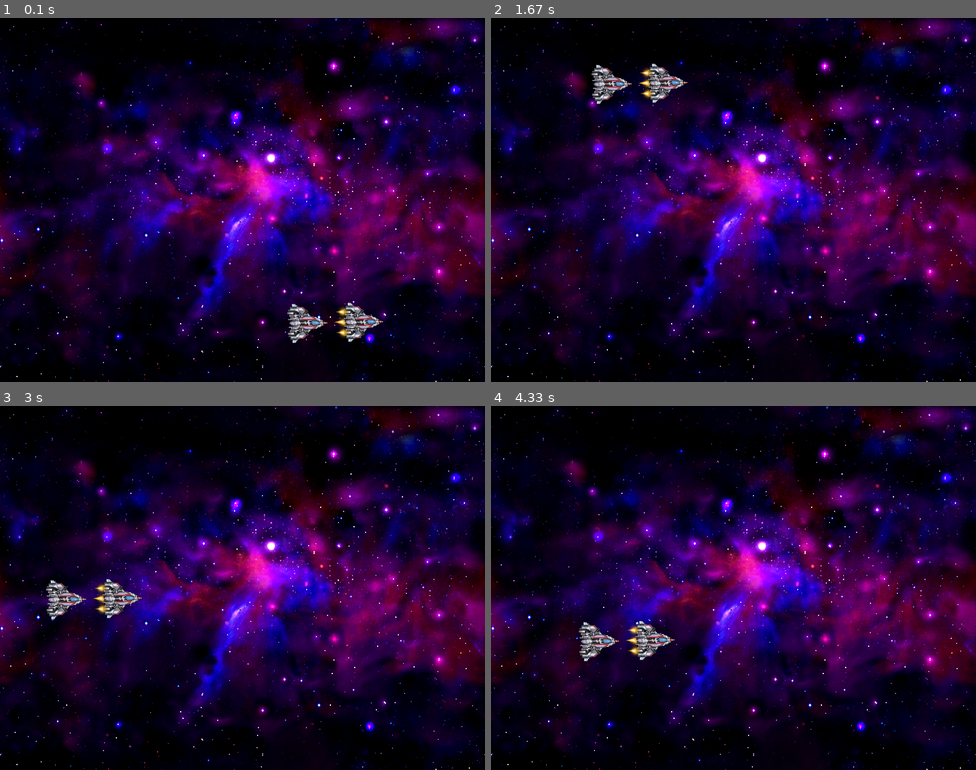
Above: before the commit, frames 1-4 (two rows, left to right).
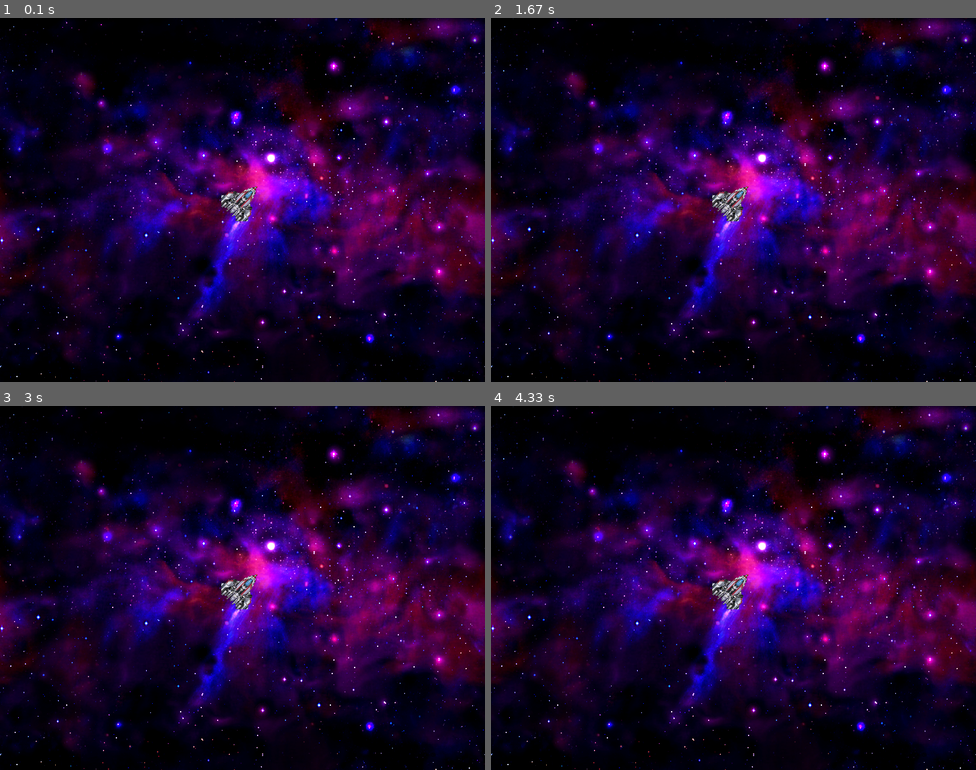
Above: after the commit, the same moments.

Repository: weixsong/aircraft
Game: pygame game, started from aircraft.py
The game is run twice, just before and just after one commit, with the same random seed, the same clock (stepped at 60 frames per second) and the same inputs. The source is Python 2; it was converted automatically to run under Python 3.
Inputs:
- Up to frame 1 (0.1 s): no input
- Up to frame 2 (1.67 s): no input
- Up to frame 3 (3 s): no input
- Up to frame 4 (4.33 s): no input

The runs differ from the first frame. In frame 1, 1.4% of the frame differs, in the area x 45-79%, y 46-90%; in frame 2, 1.4%; in frame 3, 1.4%, in the area x 9-54%, y 46-59%; in frame 4, 1.4%.

Commit message:
basic modification of aircraft, ship

Diff:
--- a/aircraft.py
+++ b/aircraft.py
@@ -9,7 +9,7 @@
   HEIGHT = 600
 
   def __init__(self):
-    self.ship = Ship([400, 400], [12, 12], 1)
+    self.ship = Ship([400, 300], [0, 0], 45)
     self.allsprites = pygame.sprite.RenderPlain((self.ship,))
     self.screen = pygame.display.get_surface()
 
@@ -35,7 +35,7 @@
 
   #Prepare Game Objects
   clock = pygame.time.Clock()
-  ship = Ship([400, 400], [12, 12], 1)
+  ship = Ship([400, 400], [12, 0], 0)
   allsprites = pygame.sprite.RenderPlain((ship,))
 
   #Main Loop
--- a/ship.py
+++ b/ship.py
@@ -10,8 +10,12 @@
   """moves a clenched fist on the screen, following the mouse"""
   def __init__(self, pos, vel, angle):
     pygame.sprite.Sprite.__init__(self)
-    self.image, self.rect = Util.load_image('double_ship.png')
-    self.original = self.image
+    self.image1, self.rect1 = Util.load_image('ship_unspeed.png')
+    self.image2, self.rect2 = Util.load_image('ship_speed.png')
+    self.image, self.rect = self.image1, self.rect1
+    self.rect.move_ip([-self.rect.width / 2, -self.rect.height / 2]) # move the ship to center
+    self.original1 = self.image1
+    self.original2 = self.image2
     self.rect.move_ip(pos)
 
     self.vel = vel
@@ -23,19 +27,30 @@
     self.area = screen.get_rect()
 
   def update(self):
+    if self.thrust == False:
+      self.image = self.image1
+      self.original = self.image1
+    else:
+      self.image = self.image2
+      self.original = self.image2
+
     # update angle
     self.angle += self.angle_vel
+    self.angle %= 360
 
     # update position
     self.rect.move_ip(self.vel)
-    if self.rect.left < self.area.left or self.rect.right > self.area.right:
-      self.vel[0] = -self.vel[0]
-    if self.rect.top < self.area.top or self.rect.bottom > self.area.bottom:
-      self.vel[1] = -self.vel[1]
+    if self.rect.right < self.area.left:
+      self.rect.move_ip([self.area.width, 0])
+    elif self.rect.left > self.area.right:
+      self.rect.move_ip([-self.area.width, 0])
+    elif self.rect.bottom < self.area.top:
+      self.rect.move_ip([0, self.area.height])
+    elif self.rect.top > self.area.bottom:
+      self.rect.move_ip([0, -self.area.height])
 
     # rotate
-    rotate = pygame.transform.rotate
-    self.image = rotate(self.original, self.angle)
+    self.image = Util.rot_center(self.original, self.angle)
 
     # update velocity
     if self.thrust == True:
@@ -47,7 +62,7 @@
     self.vel[1] *= .99
 
     if self.game_on == False:
-      self.angle_vel *= 0.99
+      self.angle_vel *= 0.98
 
   def increment_angle_vel(self):
     self.angle_vel -= 0.03
--- a/utils.py
+++ b/utils.py
@@ -56,3 +56,13 @@
       print 'Cannot load sound:', wav
       raise SystemExit, message
     return sound
+
+  @staticmethod
+  def rot_center(image, angle):
+    """rotate an image while keeping its center and size"""
+    orig_rect = image.get_rect()
+    rot_image = pygame.transform.rotate(image, angle)
+    rot_rect = orig_rect.copy()
+    rot_rect.center = rot_image.get_rect().center
+    rot_image = rot_image.subsurface(rot_rect).copy()
+    return rot_image
Binary file added: images/ship_speed.png
Binary file added: images/ship_unspeed.png
